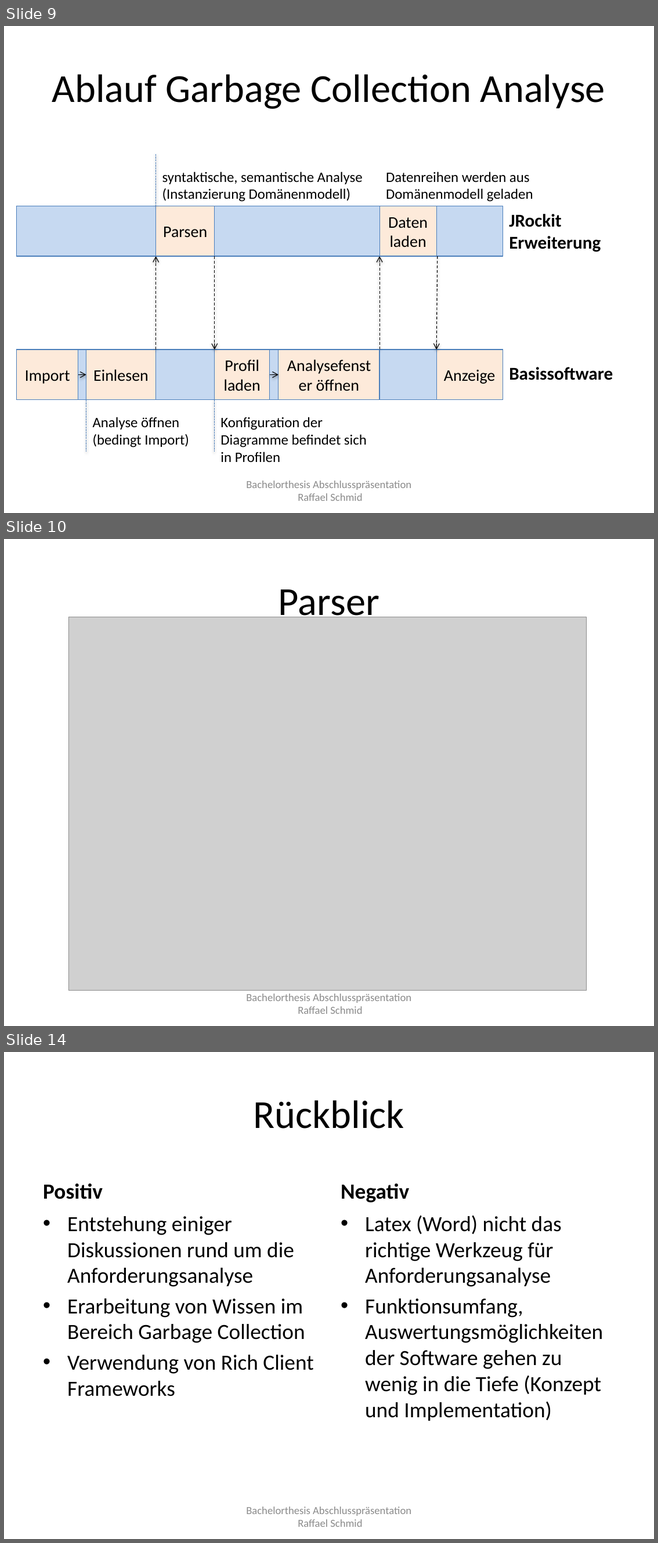
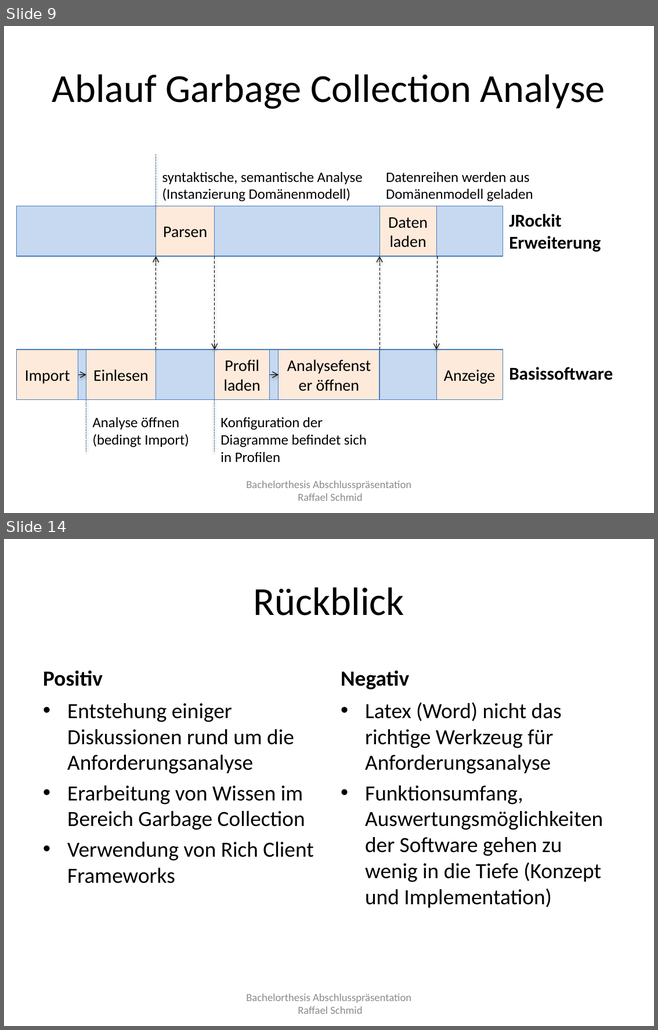
Before and after one commit to raffaelschmid/bachelorthesis, a slide deck: Dokumentation/Abschlusspraesentation/rschmid_bachelorthesis_abschlusspraesentation.pptx. Shown one above the other, each under a label of ours: slides 9, 10 and 14 before the commit, slides 9 and 14 after it; the slides between them are not shown. The pictures are 658x1543 and 658x1030 pixels, drawn with LibreOffice and Linux fonts; fonts in the diff are those of the drawing; grey boxes stand for pictures. Boxes give left, top, right and bottom in pixels: in the first picture for what was removed or moved away, otherwise in the second. Text is boxed around its words. In the diff, an @@ line names an element or a change of style, - is before the commit and + after.

```diff
--- a/Dokumentation/Abschlusspraesentation/rschmid_bachelorthesis_abschlusspraesentation.pptx
+++ b/Dokumentation/Abschlusspraesentation/rschmid_bachelorthesis_abschlusspraesentation.pptx
@@ slide 10 removed at bbox=[4, 539, 654, 1026], background #FFFFFF @@
@@ title removed at bbox=[278, 589, 379, 624] @@
-Parser
@@ picture removed at bbox=[69, 617, 586, 990] @@
@@ text removed at bbox=[246, 994, 411, 1014] @@
-Bachelorthesis Abschlusspräsentation
-Raffael Schmid
```
Also in this commit, not shown: 5 slides changed, 1 slide added.
